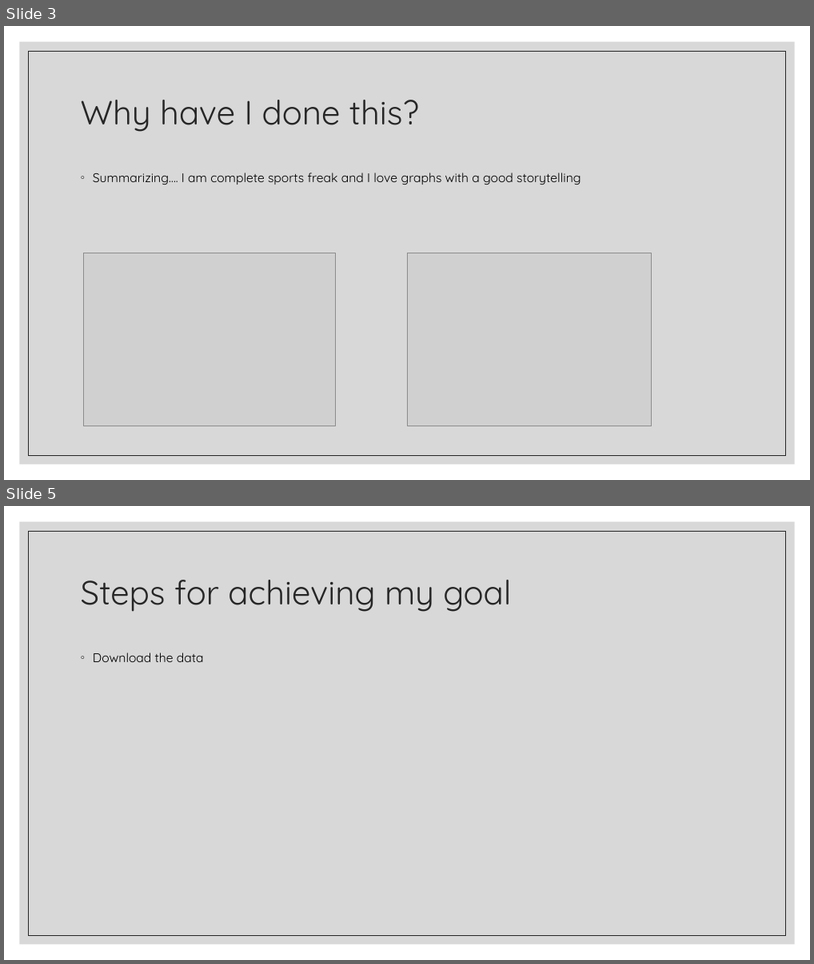
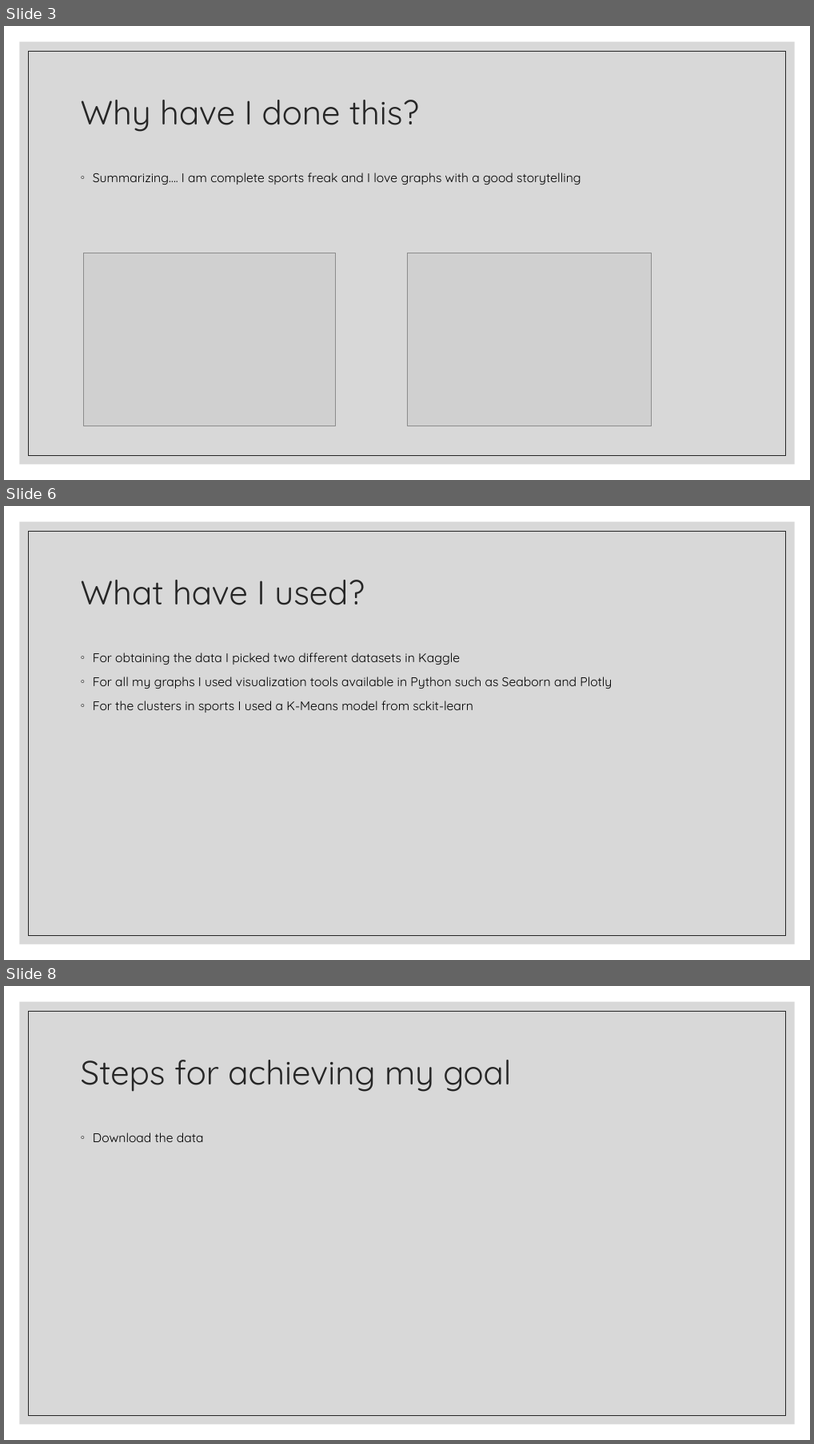
Before and after one commit to Jorge-Solana/Economical_Sports_Hisotry_and_Best_suitable_sport, a slide deck: Slide_Show/The Story of Sports.pptx. Shown one above the other, each under a label of ours: slides 3 and 5 before the commit, slides 3, 6 and 8 after it; the slides between them are not shown. The pictures are 814x964 and 814x1444 pixels, drawn with LibreOffice and Linux fonts; fonts in the diff are those of the drawing; grey boxes stand for pictures. Boxes give left, top, right and bottom in pixels: in the first picture for what was removed or moved away, otherwise in the second. Text is boxed around its words. In the diff, an @@ line names an element or a change of style, - is before the commit and + after.

Commit message:
crazy graph added

```diff
--- a/Slide_Show/The Story of Sports.pptx
+++ b/Slide_Show/The Story of Sports.pptx
@@ slide 6 added at (4,506,810,960), background #FFFFFF; not listed: 2 template elements that a slide beside it also shows @@
@@ title added at (81,580,365,605), 40 pt, text #262626 @@
+What have I used?
@@ text added at (93,652,612,712), 15 pt, text #000000 @@
+◦ For obtaining the data I picked two different datasets in Kaggle
+◦ For all my graphs I used visualization tools available in Python such as Seaborn and Plotly
+◦ For the clusters in sports I used a K-Means model from sckit-learn
@@ what was slide 5 is now slide 8 @@
```
Also in this commit, not shown: 2 slides changed, 2 other slides added.
